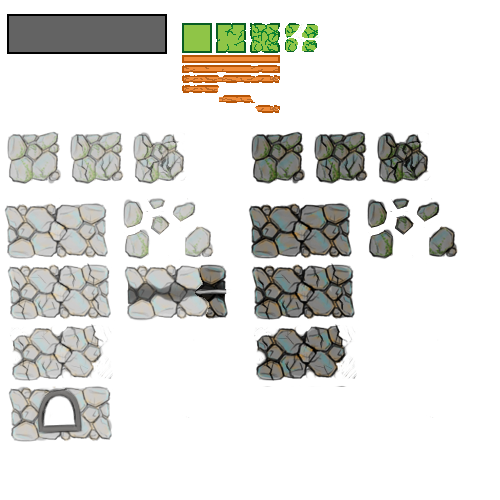
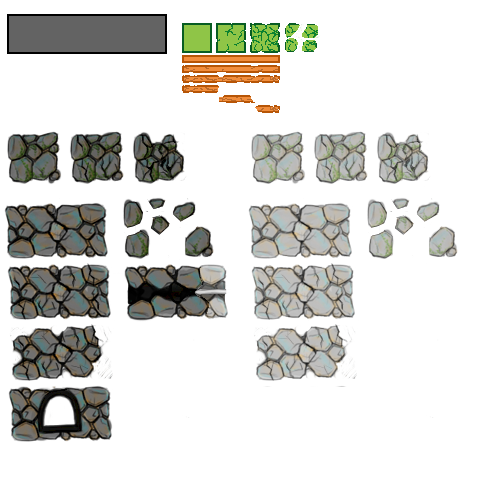
The second 500×500 image is a revision of the first. Changes to its layers:
pixels changed over [5, 131, 458, 442] (layer not identified)
